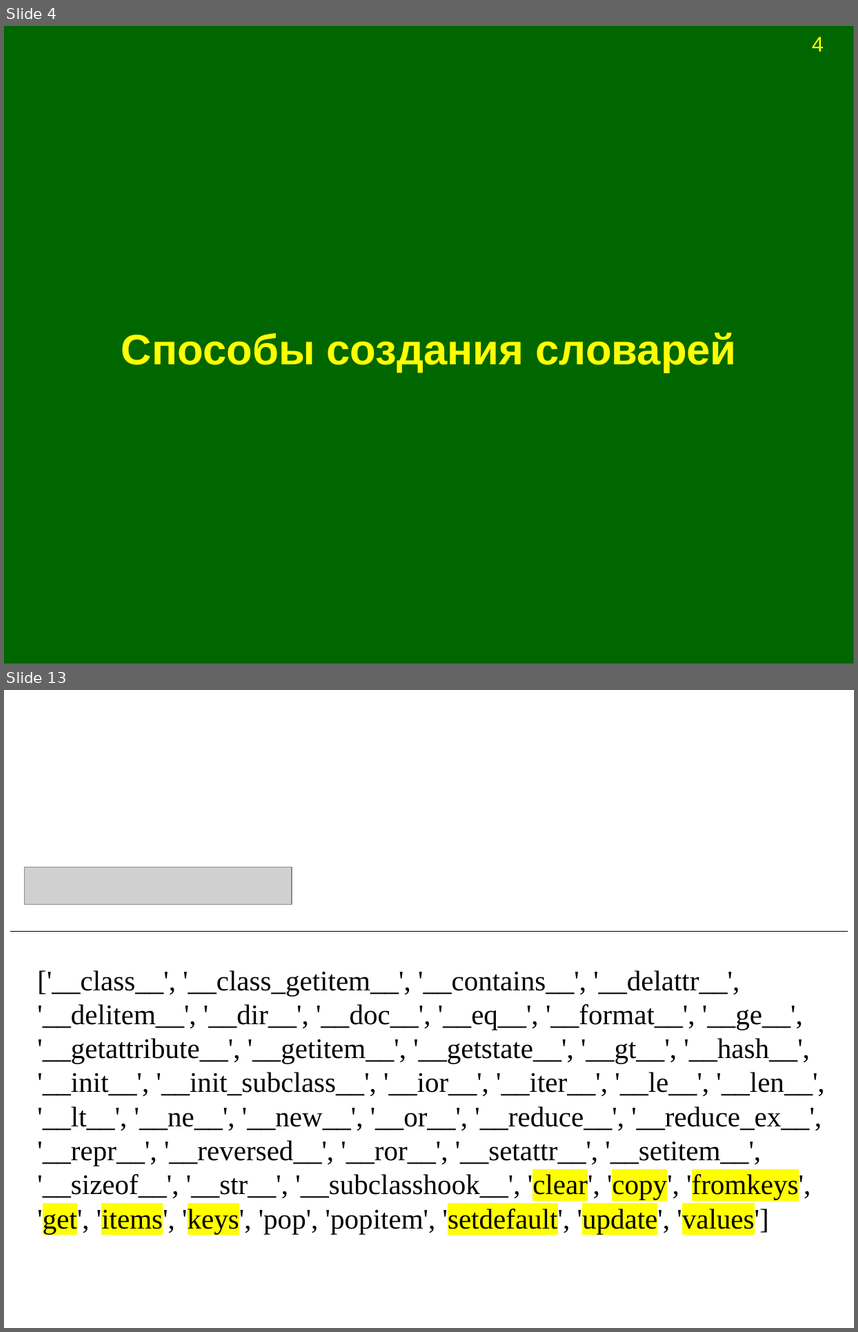
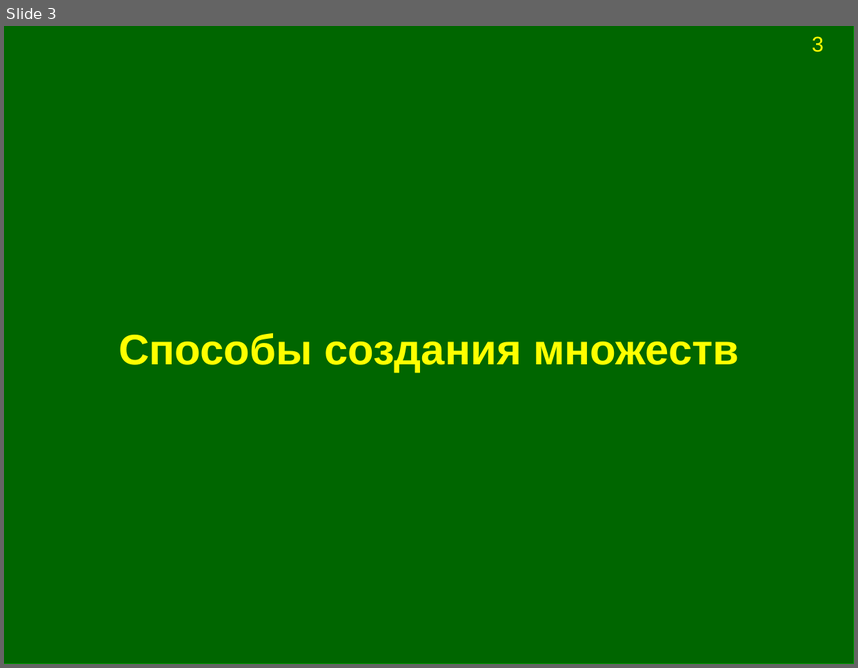
Before and after one commit to Jenyay/modelling, a slide deck: python language/presentations/08. Basic data structures. Sets.odp. Shown one above the other, each under a label of ours: slides 4 and 13 before the commit, slide 3 after it; the slides between them are not shown. The pictures are 858x1332 and 858x668 pixels, drawn with LibreOffice and Linux fonts; fonts in the diff are those of the drawing; grey boxes stand for pictures. Boxes give left, top, right and bottom in pixels: in the first picture for what was removed or moved away, otherwise in the second. Text is boxed around its words. In the diff, an @@ line names an element or a change of style, - is before the commit and + after.

Commit message:
Обновление презентации про множества

```diff
--- a/python language/presentations/08. Basic data structures. Sets.odp
+++ b/python language/presentations/08. Basic data structures. Sets.odp
@@ slide 13 removed at <box>4,690,854,1328</box>, background #FFFFFF @@
@@ picture removed at <box>25,867,292,904</box> @@
@@ line removed from (11, 931) to (847, 931) @@
@@ text removed at <box>37,970,824,1233</box> @@
-['__class__', '__class_getitem__', '__contains__', '__delattr__', '__delitem__', '__dir__', '__doc__', '__eq__', '__format__', '__ge__', '__getattribute__', '__getitem__', '__getstate__', '__gt__', '__hash__', '__init__', '__init_subclass__', '__ior__', '__iter__', '__le__', '__len__', '__lt__', '__ne__', '__new__', '__or__', '__reduce__', '__reduce_ex__', '__repr__', '__reversed__', '__ror__', '__setattr__', '__setitem__', '__sizeof__', '__str__', '__subclasshook__', 'clear', 'copy', 'fromkeys', 'get', 'items', 'keys', 'pop', 'popitem', 'setdefault', 'update', 'values']
@@ what was slide 4 is now slide 3 @@
@@ slide 3 changed as well @@
@@ page number at <box>812,36,824,52</box>: text changed @@
-4
+3
@@ title at <box>119,333,739,372</box>: text changed @@
-Способы создания словарей
+Способы создания множеств
```
Also in this commit, not shown: 1 other slide changed, 2 slides added, 38 other slides removed.
